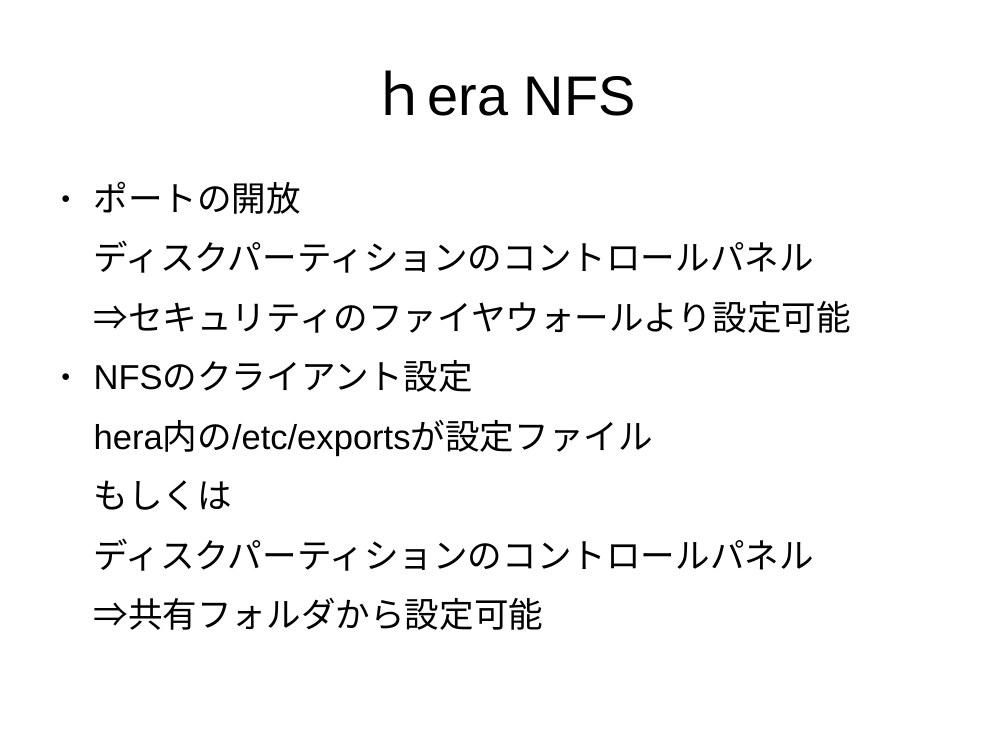
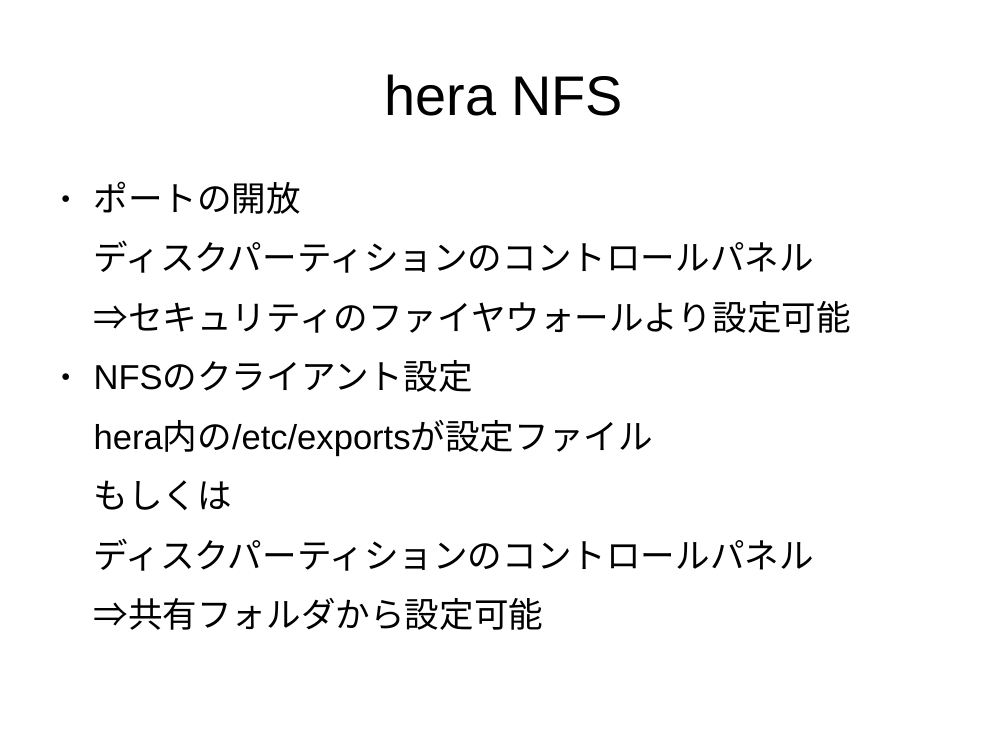
Before and after one commit to naoki709mm/BCL_presentation, a slide deck: slide 2 of okuya.odp. Drawn at 1008x756 pixels with LibreOffice and Linux fonts; fonts in the diff are those of the drawing. Boxes give left, top, right and bottom in pixels: in the first picture for what was removed or moved away, otherwise in the second. Text is boxed around its words. In the diff, an @@ line names an element or a change of style, - is before the commit and + after.

```diff
--- a/okuya.odp
+++ b/okuya.odp
@@ title at bbox=[384, 74, 624, 116]: text changed @@
-ｈera NFS
+hera NFS
```
Also in this commit, not shown: 1 other slide changed, 3 other files.
